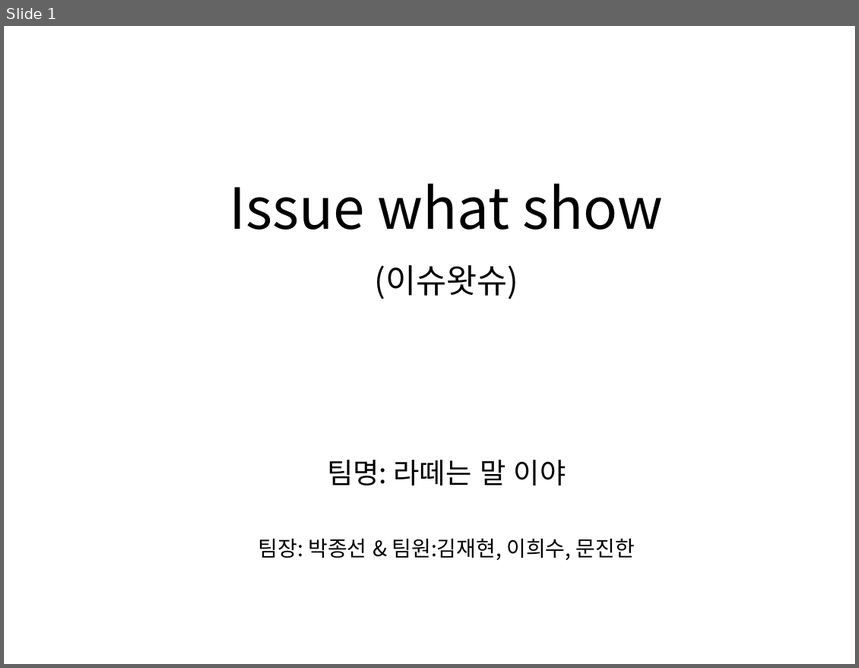
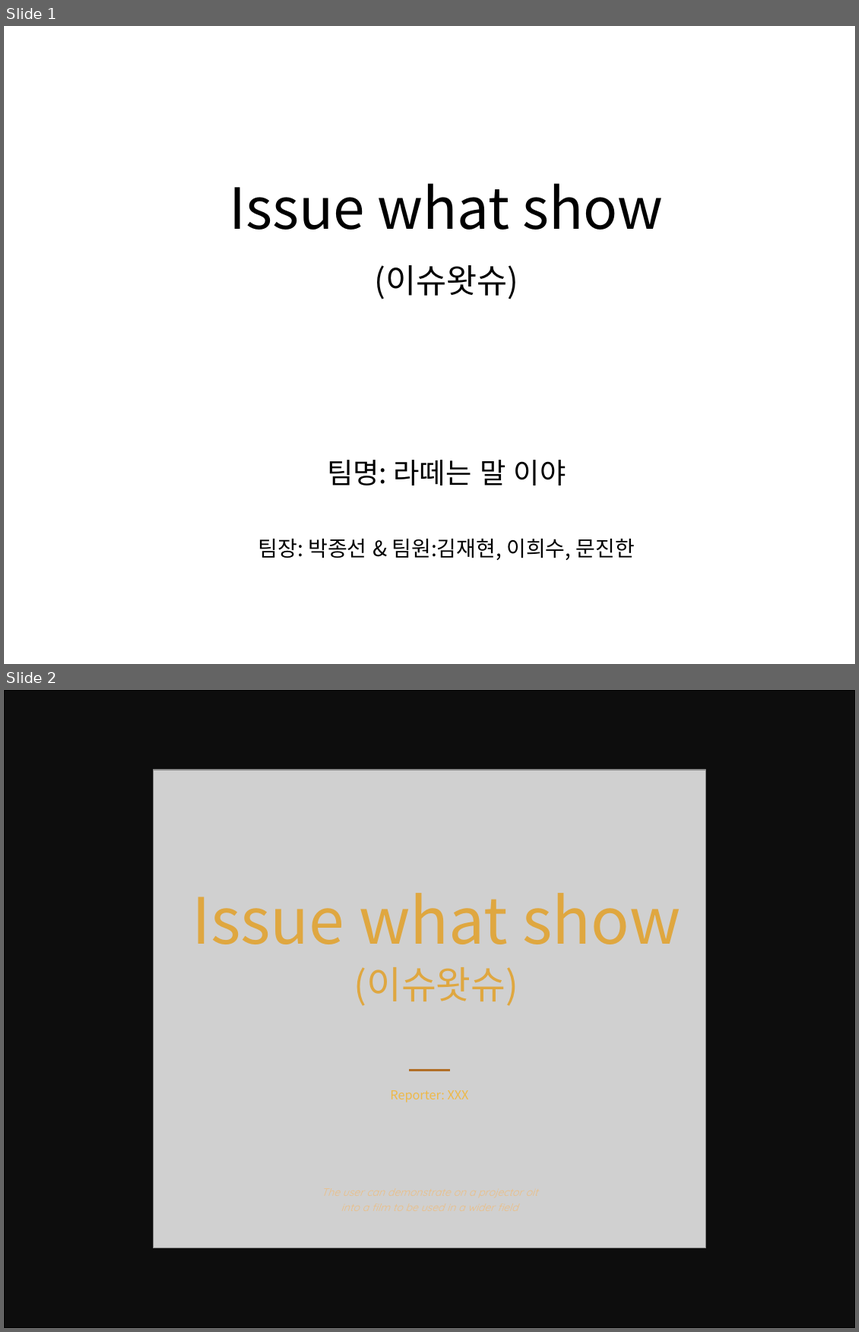
Before and after one commit to HaYongdae/issuewhatshow, a slide deck: doc/최종 PPT.pptx. Shown one above the other, each under a label of ours: slide 1 before the commit, slides 1 and 2 after it. The pictures are 859x668 and 859x1332 pixels, drawn with LibreOffice and Linux fonts; fonts in the diff are those of the drawing; grey boxes stand for pictures. Boxes give left, top, right and bottom in pixels: in the first picture for what was removed or moved away, otherwise in the second. Text is boxed around its words. In the diff, an @@ line names an element or a change of style, - is before the commit and + after.

```diff
--- a/doc/최종 PPT.pptx
+++ b/doc/최종 PPT.pptx
@@ slide 2 added at box(4, 690, 855, 1328), background #FFFFFF @@
@@ rectangle added at box(4, 690, 855, 1328), fill #0D0D0D, outline #000000 1 pt @@
@@ picture added at box(153, 770, 705, 1249) @@
@@ text added at box(192, 893, 680, 1006), 54 pt, text #DFA740 @@
+Issue what show
+(이슈왓슈)
@@ line added from (409, 1071) to (450, 1071), #B16F27 1.5 pt @@
@@ text added at box(390, 1091, 469, 1103), 10.5 pt, text gradient #EEB948 to #B16F27 @@
+Reporter: XXX
```
Also in this commit, not shown: 5 slides changed, 5 other slides added.
